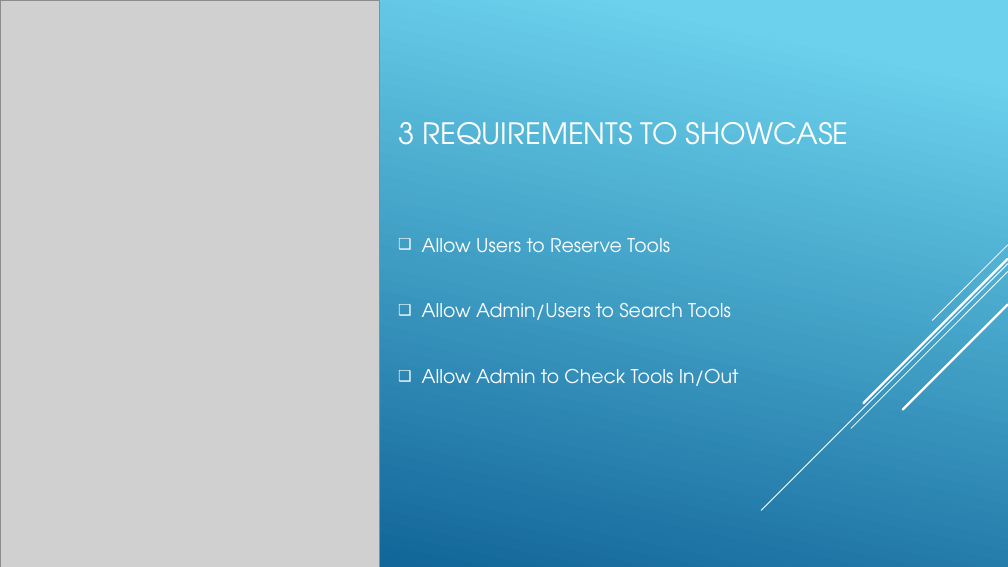
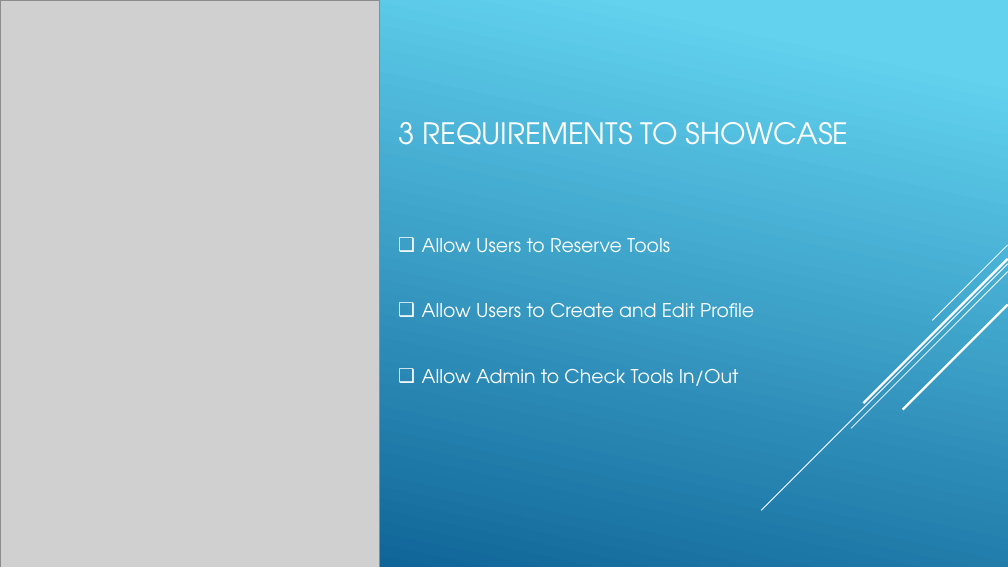
Before and after one commit to itsjaboyd/Tool-Coop, a slide deck: slide 5 of docs/TeamPresentation.pptx. Drawn at 1008x567 pixels with LibreOffice and Linux fonts; fonts in the diff are those of the drawing; grey boxes stand for pictures. Boxes give left, top, right and bottom in pixels: in the first picture for what was removed or moved away, otherwise in the second. Text is boxed around its words. In the diff, an @@ line names an element or a change of style, - is before the commit and + after.

```diff
--- a/docs/TeamPresentation.pptx
+++ b/docs/TeamPresentation.pptx
@@ background gradient #6ED2EB to #06588E to gradient #62D2EF to #05578D @@
@@ text at (422,238,739,386): less space between paragraphs @@
@@ text at (422,303,754,318): text changed @@
-❑ Allow Admin/Users to Search Tools
+❑ Allow Users to Create and Edit Profile
```
Also in this commit, not shown: 12 other slides changed, 3 slides added, 3 slides removed, 2 other files.
